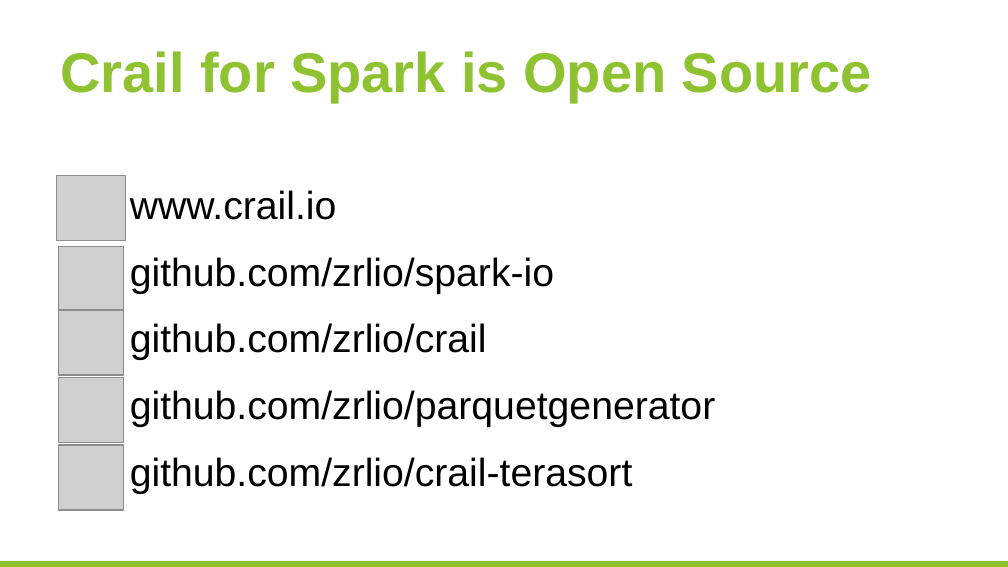
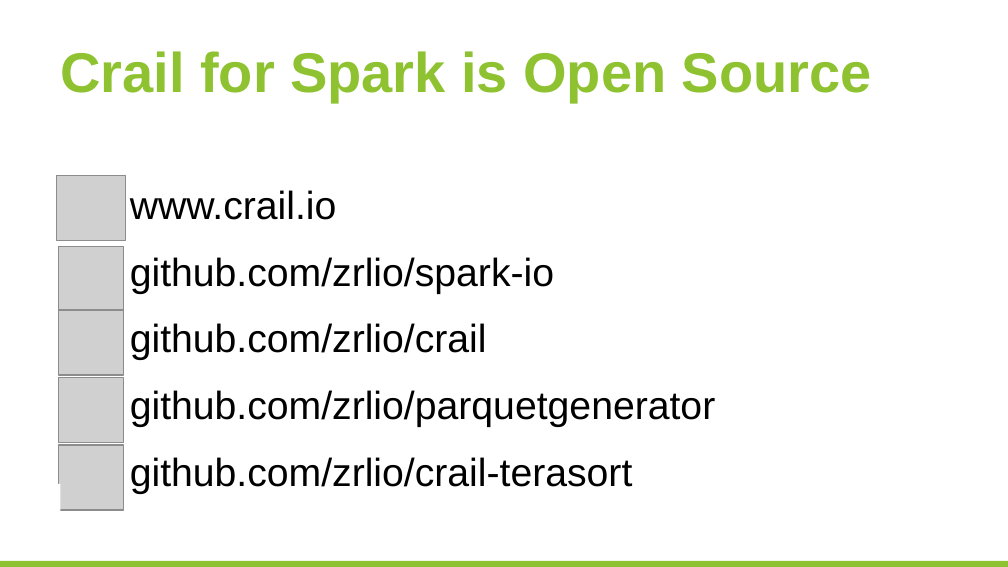
Before and after one commit to huangyibo/spark-summit-17, a slide deck: slide 28 of template.odp. Drawn at 1008x567 pixels with LibreOffice and Linux fonts; fonts in the diff are those of the drawing; grey boxes stand for pictures; background and template pictures are left out. Boxes give left, top, right and bottom in pixels: in the first picture for what was removed or moved away, otherwise in the second. Text is boxed around its words. In the diff, an @@ line names an element or a change of style, - is before the commit and + after.

```diff
--- a/template.odp
+++ b/template.odp
@@ rectangle added at bbox=[10, 484, 60, 554], fill #FFFFFF @@
```
Also in this commit, not shown: 4 other slides changed, 1 other file.
